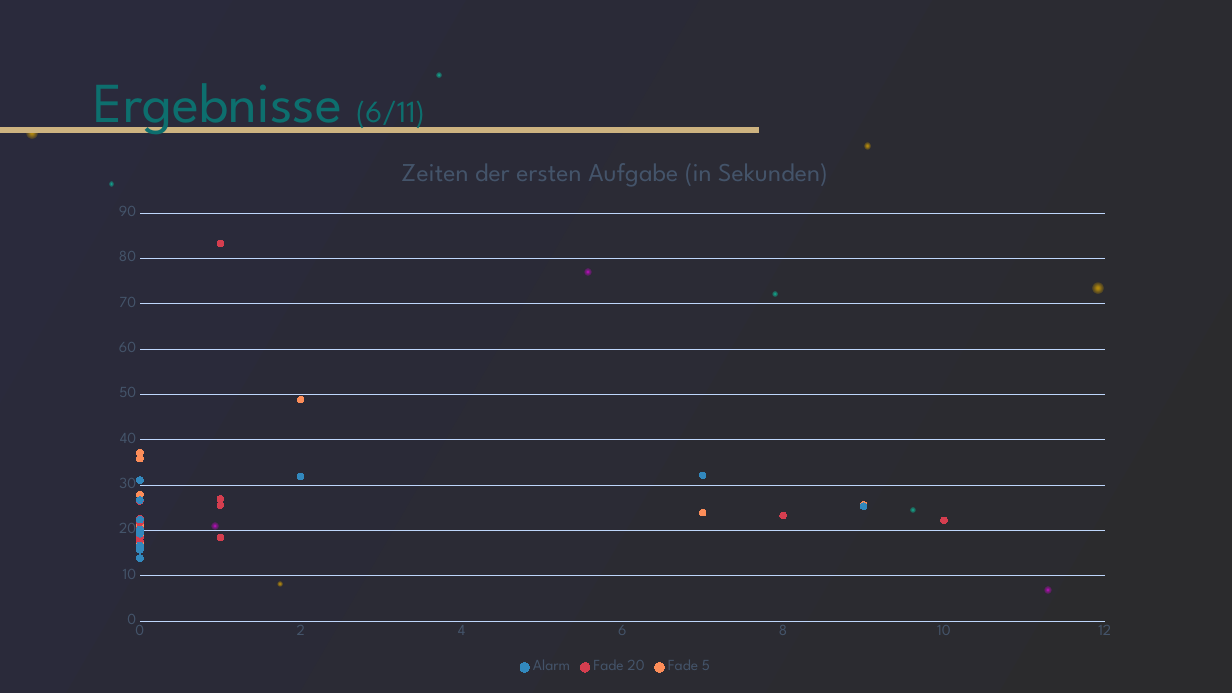
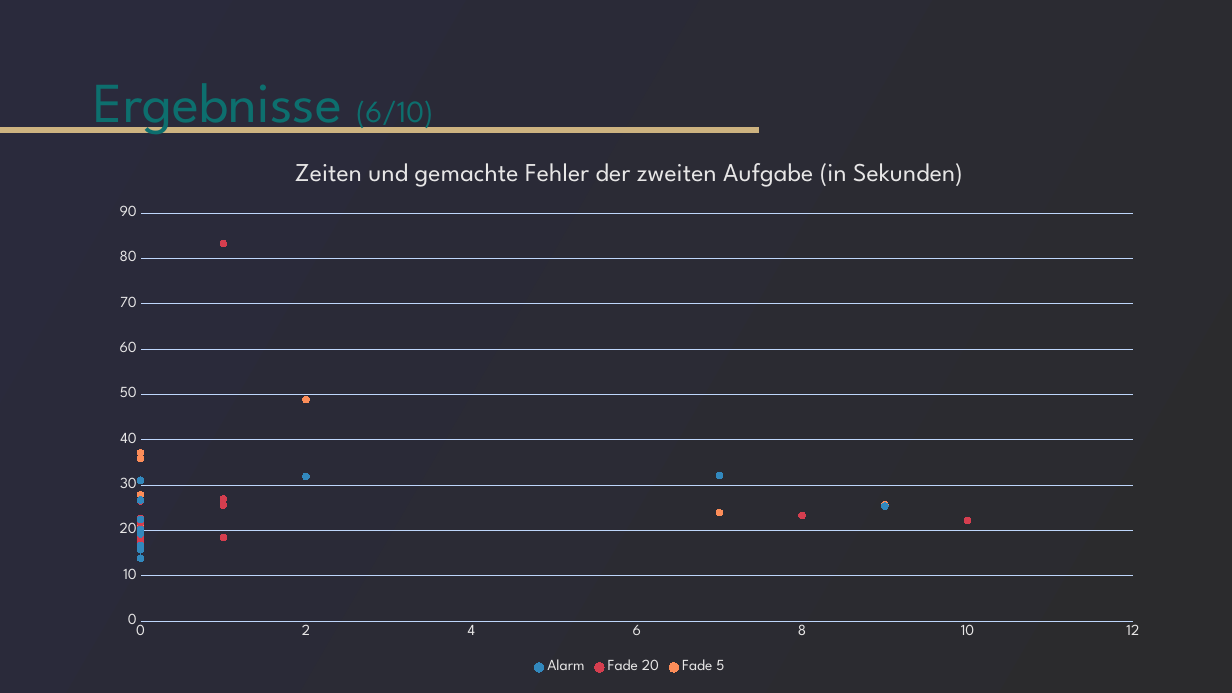
Before and after one commit to tlahmann/mci-af, a slide deck: slide 17 of presentation/Resync Studie.pptx. Drawn at 1232x693 pixels with LibreOffice and Linux fonts; fonts in the diff are those of the drawing. Boxes give left, top, right and bottom in pixels: in the first picture for what was removed or moved away, otherwise in the second. Text is boxed around its words. In the diff, an @@ line names an element or a change of style, - is before the commit and + after.

```diff
--- a/presentation/Resync Studie.pptx
+++ b/presentation/Resync Studie.pptx
@@ title at (94,83,433,134): text changed @@
-Ergebnisse (6/11)
+Ergebnisse (6/10)
@@ ellipse removed at (436,73,441,78) @@
@@ ellipse removed at (27,128,38,139) @@
@@ scatter chart at (98,140,1161,679) @@
@@ title "Zeiten der ersten Aufgabe (in Sekunden) " to "Zeiten und gemachte Fehler der zweiten Aufgabe (in Sekunden) " @@
@@ legend changed @@
@@ category axis changed @@
@@ value axis changed @@
@@ scatter chart: place and size @@
-scatter chart at (98,140,1132,679)
+scatter chart at (98,140,1161,679)
@@ ellipse removed at (865,143,872,150) @@
@@ ellipse removed at (109,182,114,187) @@
@@ ellipse removed at (585,269,592,276) @@
@@ ellipse removed at (773,292,777,297) @@
@@ ellipse removed at (1092,283,1104,294) @@
@@ ellipse removed at (910,508,915,513) @@
@@ ellipse removed at (212,523,219,531) @@
@@ ellipse removed at (277,581,282,586) @@
@@ ellipse removed at (1045,586,1053,593) @@
```
Also in this commit, not shown: 15 other slides changed.
